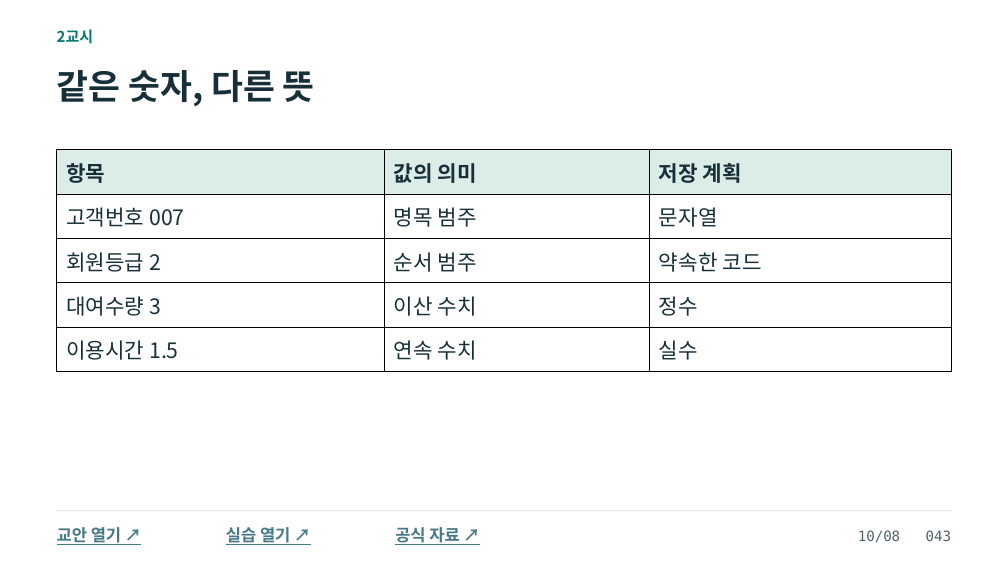
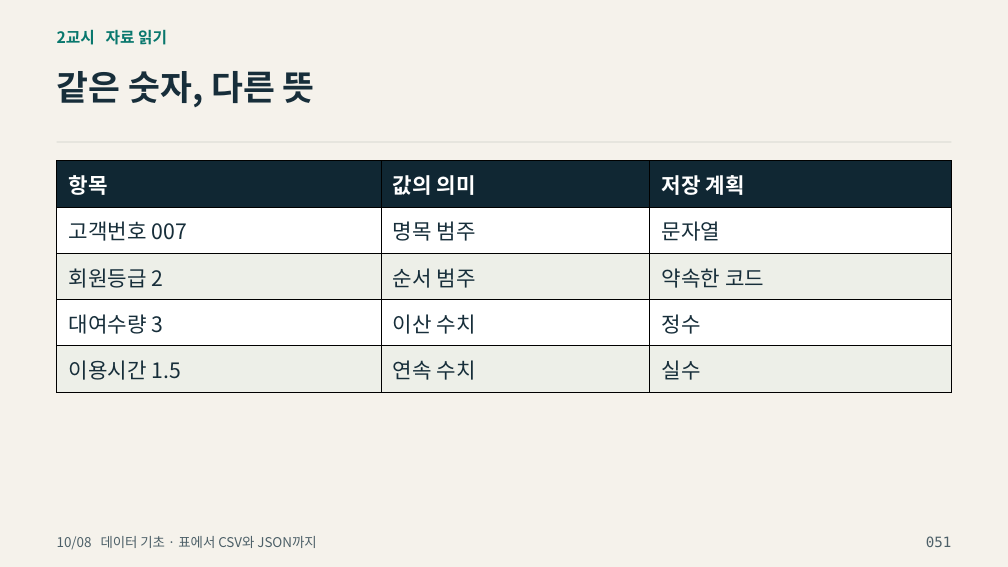
Before and after one commit to zeusk302-png/kdigital-physical-ai, a slide deck: slide 51 of downloads/2026-10-08/readable-slides.pptx (slide 43 before the commit). Drawn at 1008x567 pixels with LibreOffice and Linux fonts; fonts in the diff are those of the drawing; background and template pictures are left out. Boxes give left, top, right and bottom in pixels: in the first picture for what was removed or moved away, otherwise in the second. Text is boxed around its words. In the diff, an @@ line names an element or a change of style, - is before the commit and + after.

```diff
--- a/downloads/2026-10-08/readable-slides.pptx
+++ b/downloads/2026-10-08/readable-slides.pptx
@@ background #FFFFFF to picture (left out) @@
@@ text at [57, 29, 167, 45]: text changed; size 14.2 to 15 pt; text colour #08786F to #08776D @@
-2교시
+2교시 자료 읽기
@@ text "같은 숫자, 다른 뜻" at [57, 71, 315, 107]: text colour #172F39 to #172E3A @@
@@ rectangle added at [57, 142, 951, 143], fill #CDCFC7 @@
@@ table at [57, 160, 952, 384] @@
@@ fill #DCECE8 to #102733 in row 1 @@
@@ fill #FFFFFF to #EDEFE8 in 6 cells @@
@@ text colour #172F39 to #FFFFFF in "항목", "값의 의미", "저장 계획" @@
@@ text colour #172F39 to #172E3A in "고객번호 007", "명목 범주", "문자열", "회원등급 2" and 8 more places @@
@@ line spacing 1.02 to 1.04 @@
@@ table: place and size @@
-table at [57, 150, 951, 371]
+table at [57, 160, 952, 384]
@@ rectangle removed at [57, 510, 951, 511] @@
@@ text removed at [57, 527, 121, 545] @@
-교안 열기 ↗
@@ text added at [57, 536, 316, 549], 12.8 pt, text #4D6068 @@
+10/08 데이터 기초 · 표에서 CSV와 JSON까지
@@ text removed at [226, 527, 290, 545] @@
-실습 열기 ↗
@@ text removed at [395, 527, 459, 545] @@
-공식 자료 ↗
@@ text removed at [858, 530, 952, 543] @@
-10/08 043
@@ text added at [926, 536, 951, 547], 13.5 pt, text #4D6068 @@
+051
```
Also in this commit, not shown: 52 other slides changed, 54 slides added, 52 slides removed, 11 other files.
